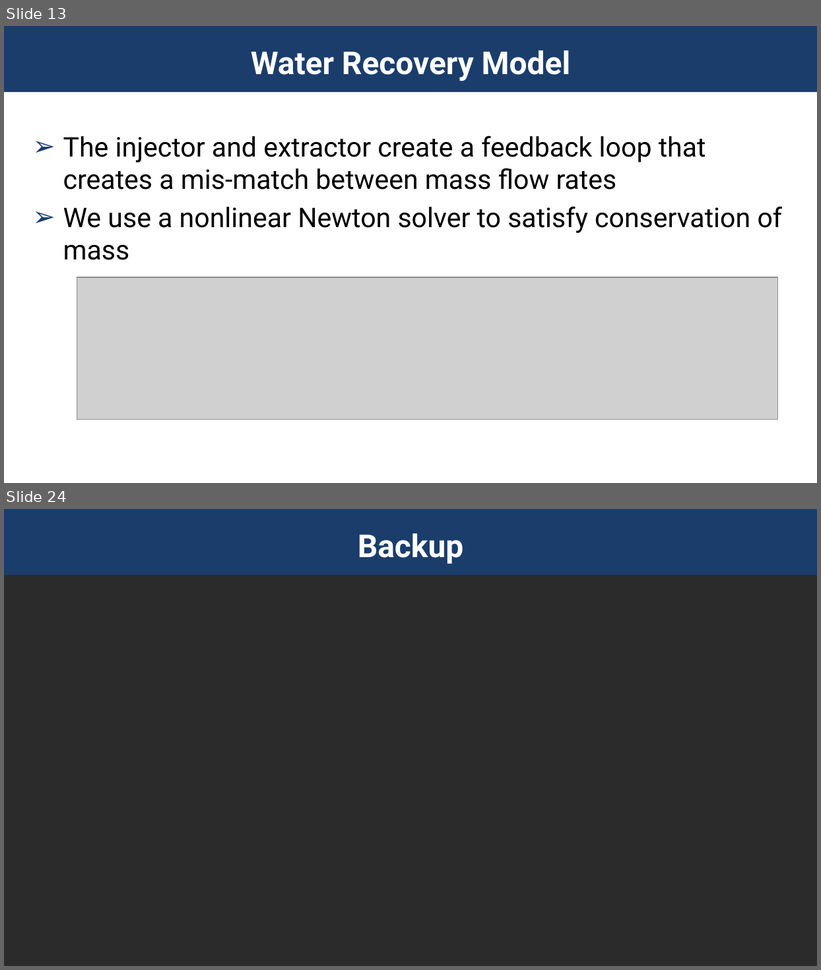
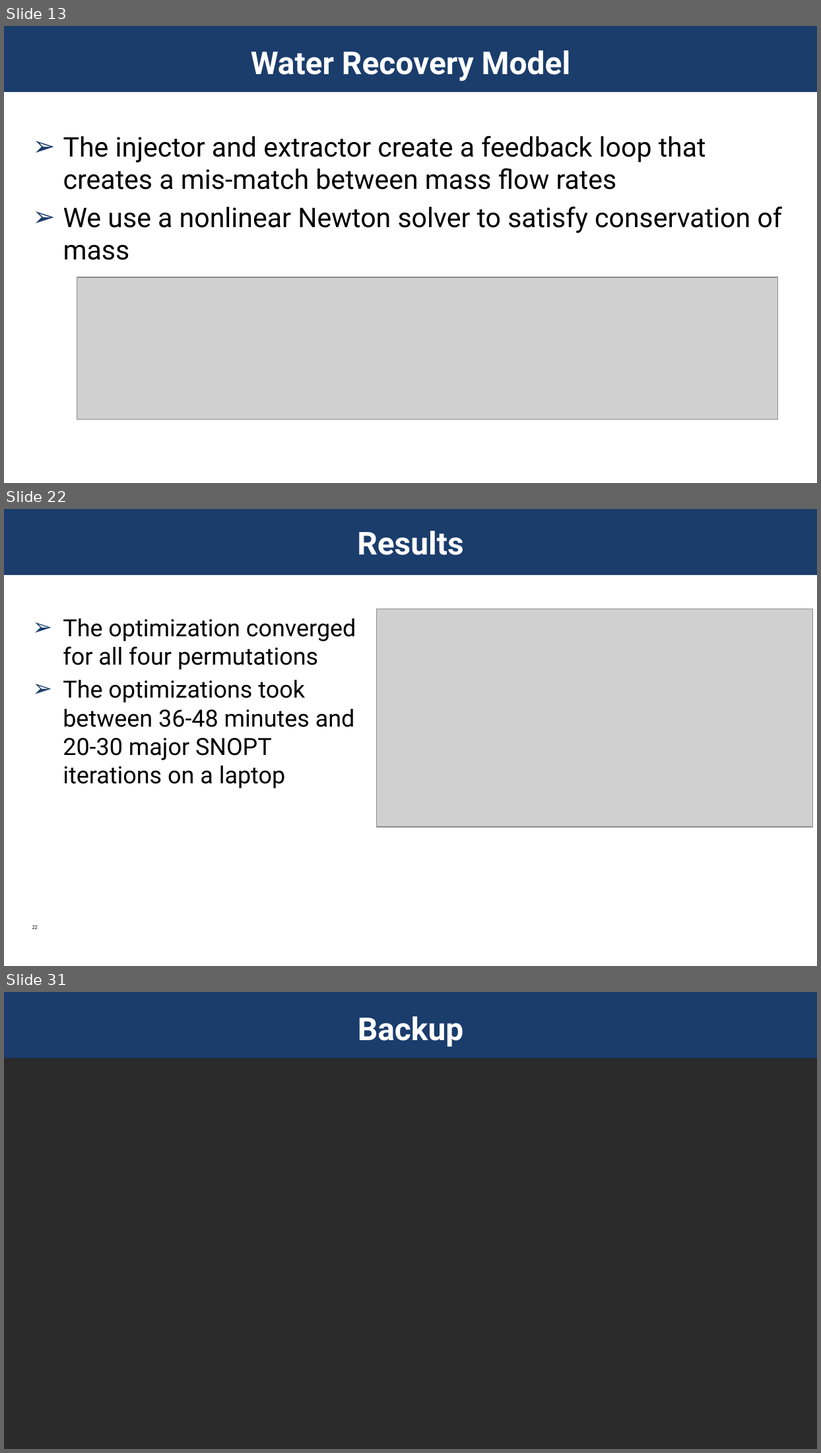
Before and after one commit to patma20/aviation2023-emissionProp, a slide deck: conference-slides/presentation.pptx. Shown one above the other, each under a label of ours: slides 13 and 24 before the commit, slides 13, 22 and 31 after it; the slides between them are not shown. The pictures are 821x970 and 821x1453 pixels, drawn with LibreOffice and Linux fonts; fonts in the diff are those of the drawing; grey boxes stand for pictures; background and template pictures are left out; a plain dark background stands for a picture behind light text. Boxes give left, top, right and bottom in pixels: in the first picture for what was removed or moved away, otherwise in the second. Text is boxed around its words. In the diff, an @@ line names an element or a change of style, - is before the commit and + after.

```diff
--- a/conference-slides/presentation.pptx
+++ b/conference-slides/presentation.pptx
@@ slide 22 added at [4, 509, 817, 966], background picture (left out); not listed: 1 template element that a slide beside it also shows @@
@@ title added at [357, 531, 463, 555], 28 pt, text #FFFFFF, bold @@
+Results
@@ text added at [63, 619, 356, 789], 21 pt, text #000000 @@
+➢ The optimization converged for all four permutations
+➢ The optimizations took between 36-48 minutes and 20-30 major SNOPT iterations on a laptop
@@ picture added at [376, 609, 813, 827] @@
@@ page number added at [32, 925, 38, 929], 5 pt, text #000000 @@
+22
@@ what was slide 24 is now slide 31 @@
```
Also in this commit, not shown: 10 slides changed, 10 other slides added, 4 slides removed, 3 other files.
